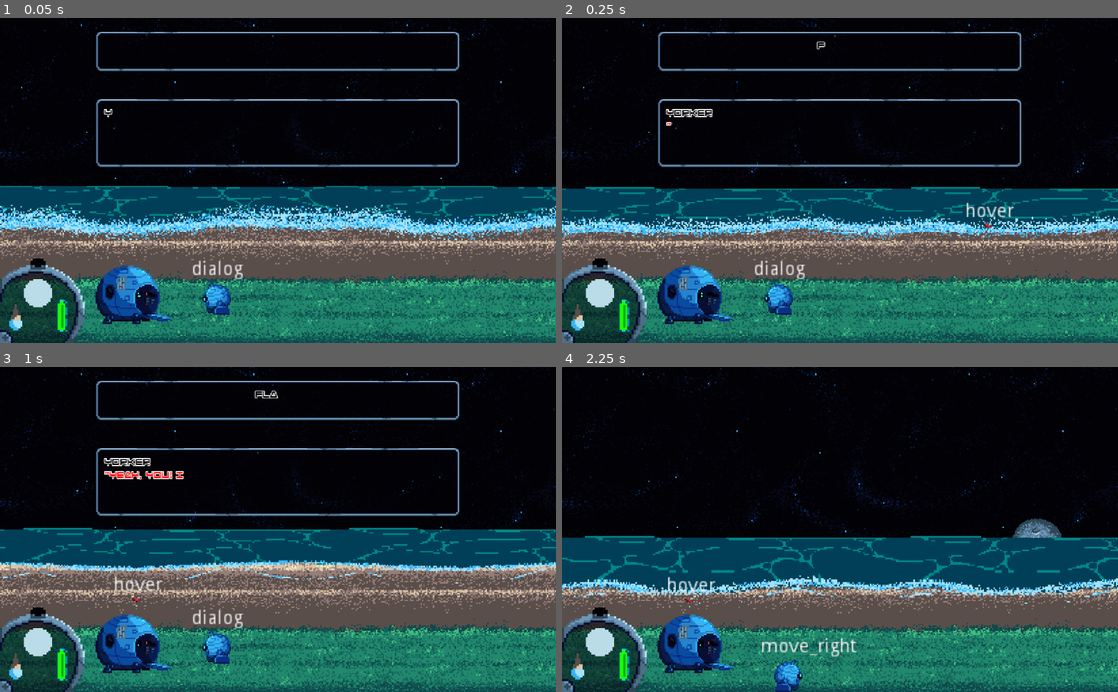
Above: before the commit, frames 1-4 (two rows, left to right).
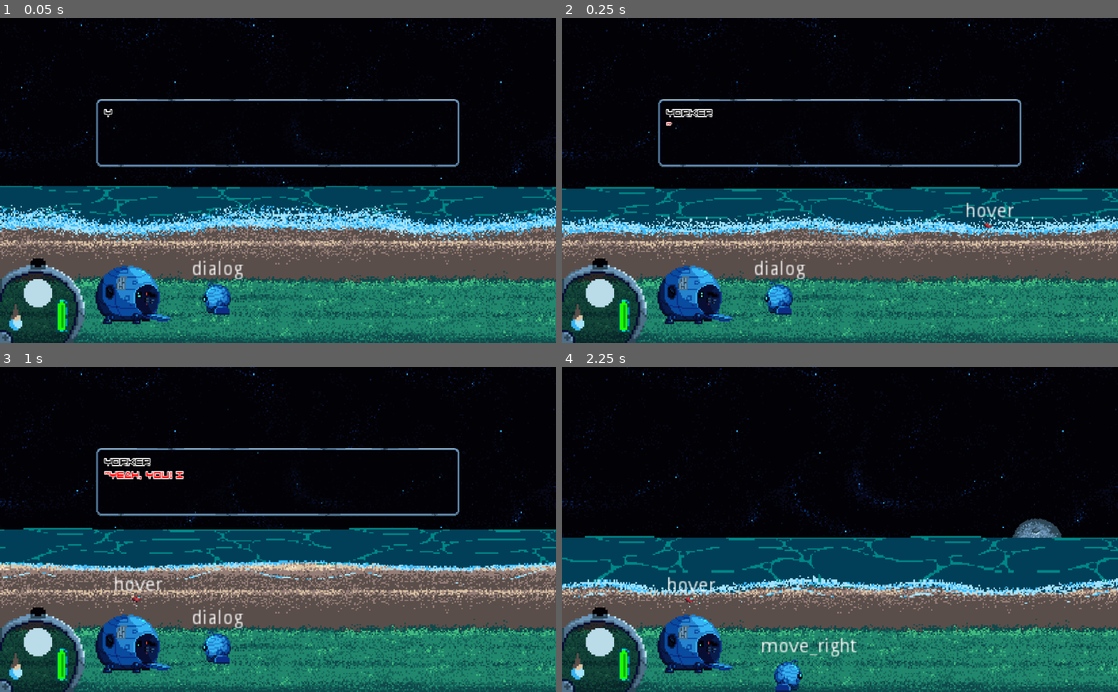
Above: after the commit, the same moments.

Repository: GeekzGamingz/Myunjoule
Game: Godot game, scene res://source/Levels/Level_Beach.tscn
Same seed, same stepped clock (60 frames per second), same inputs: the game is played once before the commit and once after it. The engine's default icon, where the game draws it, is replaced by a stand-in: a white triangle on a blue panel in a dark square.
Inputs:
- Up to frame 1 (0.05 s): no input
- Up to frame 2 (0.25 s): no input
- Up to frame 3 (1 s): hold D (move_right) from 0.53 s (still down); hold E (activate) from 0.53 s (still down)
- Up to frame 4 (2.25 s): release D (move_right) at 1.28 s; release E (activate) at 1.28 s; hold S (move_backward) 1.28-2.03 s; tap E (activate) at 1.35 s; hold D (move_right) from 2.03 s (still down); hold E (activate) from 2.03 s (still down); tap Tab (expo_tab) at 2.1 s

The runs differ from the first frame. In frame 1, 1.1% of the frame differs, in the area x 17-83%, y 4-17%; in frame 2, 1.1%; in frame 3, 1.2%; in frame 4, nothing differs.

Commit message:
Expo handles flavor text when alerting

Diff:
--- a/source/Actors/Drone/Expo.gd
+++ b/source/Actors/Drone/Expo.gd
@@ -13,13 +13,17 @@
 
 onready var rowbit = get_parent().get_node("Player")
 
+var flavor
+var flavor_shown = false
+var dialog_scene = preload("res://source/UI/Dialog/DialogInterface.tscn")
+
 func _ready() -> void:
 	rowbit.connect("detected_poi", self, "detected_poi")
 	rowbit.connect("poi_lost", self, "poi_lost")
 	$AnimationPlayer.play("expo_bobble")
 
 func _process(_delta: float) -> void:
-	if (rowbit.grappling.can_grapple or rowbit.talking.can_talk) and has_arrived():
+	if (rowbit.grappling.can_grapple or (rowbit.talking.can_talk and not rowbit.talking.is_talking)) and has_arrived():
 		alert = true
 	if not rowbit.grappling.can_grapple and not rowbit.talking.can_talk:
 		alert = false
@@ -28,7 +32,18 @@
 	if Input.is_action_just_pressed("expo_tab") and points_of_interest.size() > 0:
 		selected_poi = points_of_interest[(points_of_interest.find(selected_poi) + 1) % points_of_interest.size()]
 	if Input.is_action_just_pressed("activate") and alert:
+		alert = false
 		selected_poi.activate()
+		flavor.queue_free()
+		set_deferred("flavor_shown", false)
+
+func show_flavor_text() -> void:
+	if not flavor_shown:
+		flavor_shown = true
+		flavor = dialog_scene.instance()
+		flavor.rect_scale = Vector2(0.5, 0.5)
+		flavor.dialog = selected_poi.flavor
+		call_deferred("add_child", flavor)
 
 func apply_bobble_movement() -> void:
 	num_of_ticks += 1
--- a/source/Actors/Drone/ExpoFSM.gd
+++ b/source/Actors/Drone/ExpoFSM.gd
@@ -23,12 +23,14 @@
 #-------------------------------------------------------------------------------------------------#
 #State Logistics
 func stateLogic(_delta):
-	# parent.apply_bobble_movement()
-	if state == states.idle:
-		parent.handle_facing()
-		parent.apply_idle_movement()
-	if state == states.hover:
-		parent.apply_hover_movement()
+	match(state):
+		states.idle:
+			parent.handle_facing()
+			parent.apply_idle_movement()
+		states.hover:
+			parent.apply_hover_movement()
+		states.alert:
+			parent.show_flavor_text()
 
 #State Transitions
 # warning-ignore:unused_argument
@@ -63,3 +65,5 @@
 	match(oldState):
 		states.alert:
 			thingyAnimator.play("idle")
+			parent.flavor.queue_free()
+			parent.set_deferred("flavor_shown", false)
--- a/source/Actors/Drone/ExpoPOI.gd
+++ b/source/Actors/Drone/ExpoPOI.gd
@@ -1,4 +1,9 @@
 extends Area2D
+
+var flavor = {
+	dialogue = ['"A bottle? I wonder what\'s inside"'],
+	choice_index = -1,
+}
 
 func activate() -> void:
 	get_parent().start_dialog()
--- a/source/Actors/Drone/ExpoPOI_Yorker.gd
+++ b/source/Actors/Drone/ExpoPOI_Yorker.gd
@@ -1,4 +1,9 @@
 extends Area2D
+
+var flavor = {
+	dialogue = ['Yorker looks like they want to talk to you.'],
+	choice_index = -1,
+}
 
 func activate() -> void:
 	get_parent().start_dialog()
--- a/source/Objects/Bottle/Bottle.gd
+++ b/source/Objects/Bottle/Bottle.gd
@@ -12,12 +12,6 @@
 
 #OnReady Variables
 onready var player = get_parent().get_node("Player")
-#-------------------------------------------------------------------------------------------------#
-#Process
-func _process(delta: float) -> void:
-	#Testing for functionality. Find better play to call function.
-	if inRange:
-		start_flavor()
 #-------------------------------------------------------------------------------------------------#
 #Ready
 func _ready() -> void:
@@ -47,11 +41,6 @@
 	dialog = dialog_scene.instance()
 	dialog.connect("diaDone", self, "handleDiaDone")
 	var _load_dialog = connect("next_dialog", dialog, "load_dialog")
-#Checks for Flavor
-func flavCheck():
-	dialog = dialog_scene.instance()
-	dialog.connect("diaDone", self, "handleDiaDone")
-	var _load_dialog = connect("next_dialog", dialog, "load_dialog")
 #Finishes Dialogue
 func handleDiaDone():
 	phaseDia += 1
@@ -77,11 +66,3 @@
 				addDia()
 				player.chargeEnergy(100)
 #-------------------------------------------------------------------------------------------------#
-#Starts Flavor
-func start_flavor() -> void:
-	match(phaseDia):
-		0:
-			print("test")
-			flavCheck()
-			dialog.dialog = Dialogue.BottleFlav
-			addDia()
--- a/source/UI/Dialog/DialogInterface.gd
+++ b/source/UI/Dialog/DialogInterface.gd
@@ -10,7 +10,6 @@
 onready var choice2: RichTextLabel = $Choice2/MarginContainer/DialogText
 onready var choice1Label: RichTextLabel = $Choice1/MarginContainer2/DialogText2
 onready var choice2Label: RichTextLabel = $Choice2/MarginContainer2/DialogText2
-onready var flavor: RichTextLabel = $Flavor/MarginContainer/DialogText
 onready var choice1Label_rect = choice1Label.get_rect()
 onready var choice2Label_rect = choice2Label.get_rect()
 onready var textTween = $Dialogue/MarginContainer/TextTween
@@ -44,15 +43,10 @@
 	choice_text = 'Choice #2',
 	response_text = 'Response to choice 2.',
 }
-var diaFlavor = {
-	choice_text = '[center][color=black]Flavor',
-	response_text = ''
-}
 #-------------------------------------------------------------------------------------------------#
 #Ready
 func _ready() -> void:
 	load_dialog()
-	load_flavor()
 	$Choice1.visible = false
 	$Choice2.visible = false
 #	$Flavor.visible = false
@@ -104,15 +98,6 @@
 	textTween.interpolate_property(choice2, "percent_visible",
 		0, 1, 1.5, Tween.TRANS_LINEAR, Tween.EASE_IN_OUT)
 	textTween.start()
-#Flavor
-func load_flavor():
-	$Flavor.visible = true
-	finished = false
-	flavor.bbcode_text = diaFlavor.choice_text
-	flavor.percent_visible = 0
-	textTween.interpolate_property(flavor, "percent_visible",
-		0, 1, 1.5, Tween.TRANS_LINEAR, Tween.EASE_IN_OUT)
-	textTween.start()
 #-------------------------------------------------------------------------------------------------#
 #Choice Picker
 func pick_choice(choice_number: int):
--- a/source/UI/Dialog/DialogInterface.tscn
+++ b/source/UI/Dialog/DialogInterface.tscn
@@ -163,40 +163,6 @@
 tab_size = 0
 text = "2"
 
-[node name="Flavor" type="NinePatchRect" parent="."]
-anchor_left = 0.5
-anchor_top = 0.5
-anchor_right = 0.5
-anchor_bottom = 0.5
-margin_left = -223.0
-margin_top = -183.0
-margin_right = 223.0
-margin_bottom = -135.0
-texture = ExtResource( 1 )
-patch_margin_left = 100
-patch_margin_top = 5
-patch_margin_right = 100
-patch_margin_bottom = 5
-
-[node name="MarginContainer" type="MarginContainer" parent="Flavor"]
-anchor_right = 1.0
-anchor_bottom = 1.0
-margin_left = 10.0
-margin_top = 10.0
-margin_right = -10.0
-margin_bottom = -10.0
-
-[node name="DialogText" type="RichTextLabel" parent="Flavor/MarginContainer"]
-margin_right = 426.0
-margin_bottom = 28.0
-rect_clip_content = false
-custom_fonts/normal_font = SubResource( 1 )
-bbcode_enabled = true
-tab_size = 0
-
-[node name="TextTween" type="Tween" parent="Flavor/MarginContainer"]
-
 [connection signal="tween_completed" from="Dialogue/MarginContainer/TextTween" to="." method="_on_TextTween_tween_completed"]
 [connection signal="tween_completed" from="Choice1/MarginContainer/TextTween" to="." method="_on_TextTween_tween_completed"]
 [connection signal="tween_completed" from="Choice2/MarginContainer/TextTween" to="." method="_on_TextTween_tween_completed"]
-[connection signal="tween_completed" from="Flavor/MarginContainer/TextTween" to="." method="_on_TextTween_tween_completed"]
